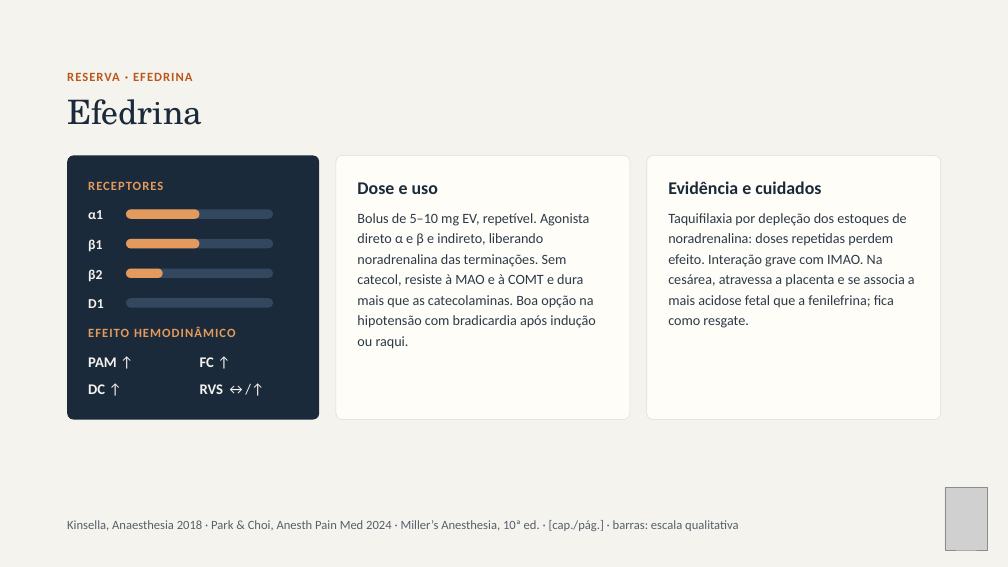
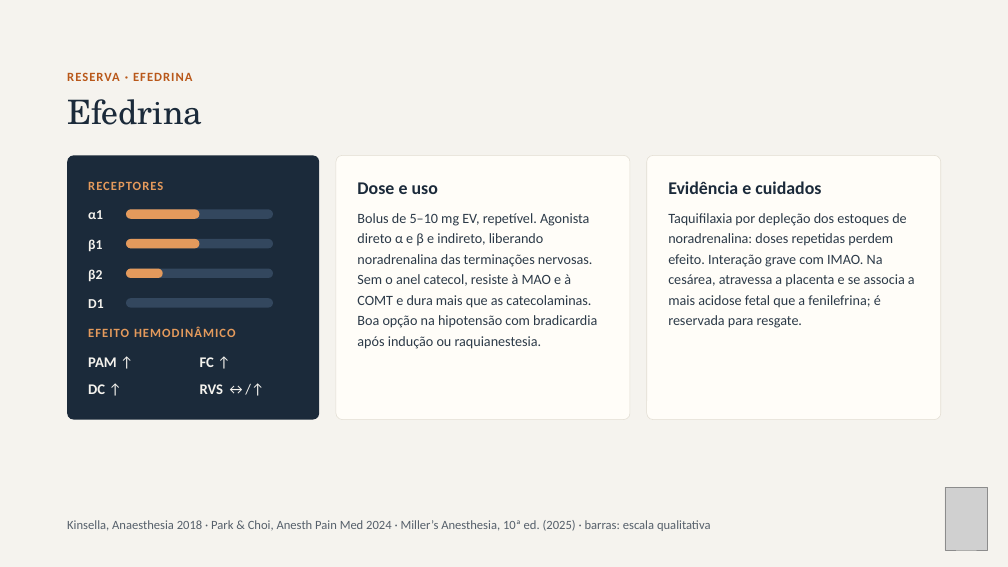
Before and after one commit to brunomoraesdubois-bit/Bruno, a slide deck: slide 26 of apresentacao/Aminas_Vasoativas.pptx (slide 22 before the commit). Drawn at 1008x567 pixels with LibreOffice and Linux fonts; fonts in the diff are those of the drawing; grey boxes stand for pictures. Boxes give left, top, right and bottom in pixels: in the first picture for what was removed or moved away, otherwise in the second. Text is boxed around its words. In the diff, an @@ line names an element or a change of style, - is before the commit and + after.

```diff
--- a/apresentacao/Aminas_Vasoativas.pptx
+++ b/apresentacao/Aminas_Vasoativas.pptx
@@ text at [357,213,597,349]: text changed @@
-Bolus de 5–10 mg EV, repetível. Agonista direto α e β e indireto, liberando noradrenalina das terminações. Sem catecol, resiste à MAO e à COMT e dura mais que as catecolaminas. Boa opção na hipotensão com bradicardia após indução ou raqui.
+Bolus de 5–10 mg EV, repetível. Agonista direto α e β e indireto, liberando noradrenalina das terminações nervosas. Sem o anel catecol, resiste à MAO e à COMT e dura mais que as catecolaminas. Boa opção na hipotensão com bradicardia após indução ou raquianestesia.
@@ text at [668,213,915,328]: text changed @@
-Taquifilaxia por depleção dos estoques de noradrenalina: doses repetidas perdem efeito. Interação grave com IMAO. Na cesárea, atravessa a placenta e se associa a mais acidose fetal que a fenilefrina; fica como resgate.
+Taquifilaxia por depleção dos estoques de noradrenalina: doses repetidas perdem efeito. Interação grave com IMAO. Na cesárea, atravessa a placenta e se associa a mais acidose fetal que a fenilefrina; é reservada para resgate.
@@ text at [67,520,711,531]: text changed @@
-Kinsella, Anaesthesia 2018 · Park & Choi, Anesth Pain Med 2024 · Miller’s Anesthesia, 10ª ed. · [cap./pág.] · barras: escala qualitativa
+Kinsella, Anaesthesia 2018 · Park & Choi, Anesth Pain Med 2024 · Miller’s Anesthesia, 10ª ed. (2025) · barras: escala qualitativa
```
Also in this commit, not shown: 28 other slides changed, 4 slides added, 37 other files.
